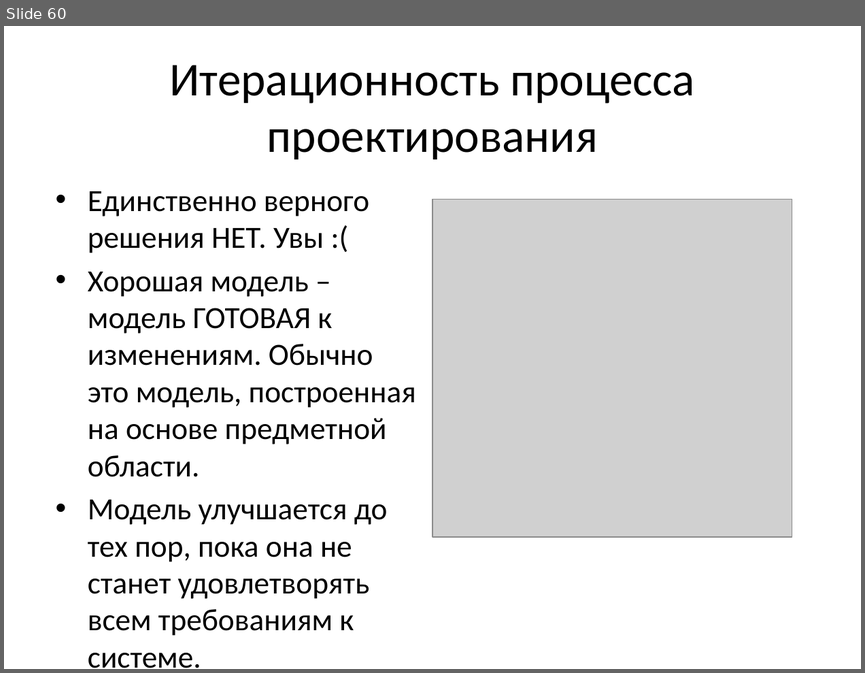
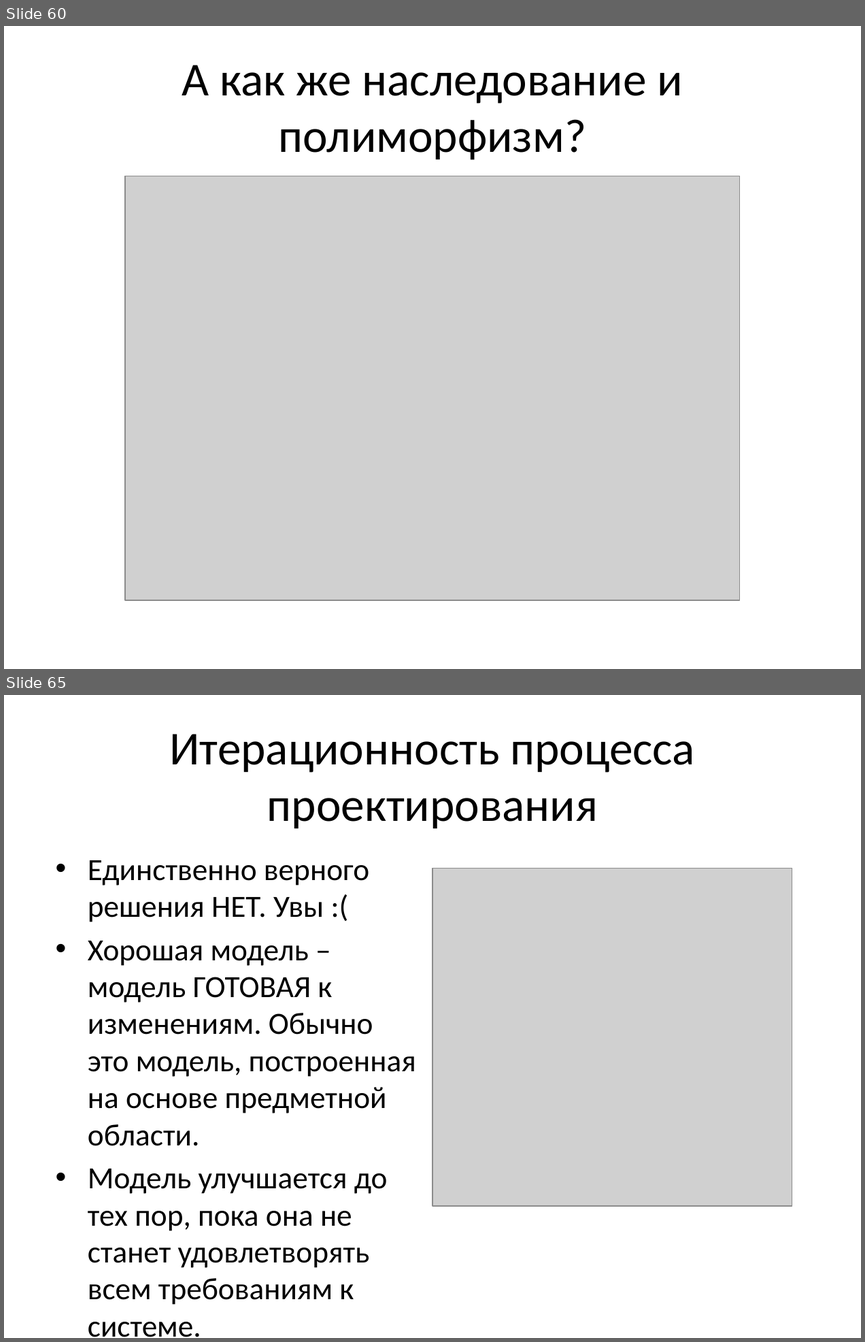
Before and after one commit to pelipas/OOP, a slide deck: Lecture_3_OOP.pptx. Shown one above the other, each under a label of ours: slide 60 before the commit, slides 60 and 65 after it; the slides between them are not shown. The pictures are 865x673 and 865x1342 pixels, drawn with LibreOffice and Linux fonts; fonts in the diff are those of the drawing; grey boxes stand for pictures. Boxes give left, top, right and bottom in pixels: in the first picture for what was removed or moved away, otherwise in the second. Text is boxed around its words. In the diff, an @@ line names an element or a change of style, - is before the commit and + after.

```diff
--- a/Lecture_3_OOP.pptx
+++ b/Lecture_3_OOP.pptx
@@ slide 60 added at (4, 26, 861, 669), background #FFFFFF @@
@@ title added at (182, 65, 682, 160), 39.6 pt, text #000000 @@
+А как же наследование и полиморфизм?
@@ picture added at (125, 176, 739, 600) @@
@@ what was slide 60 is now slide 65 @@
```
Also in this commit, not shown: 2 slides changed, 4 other slides added.
